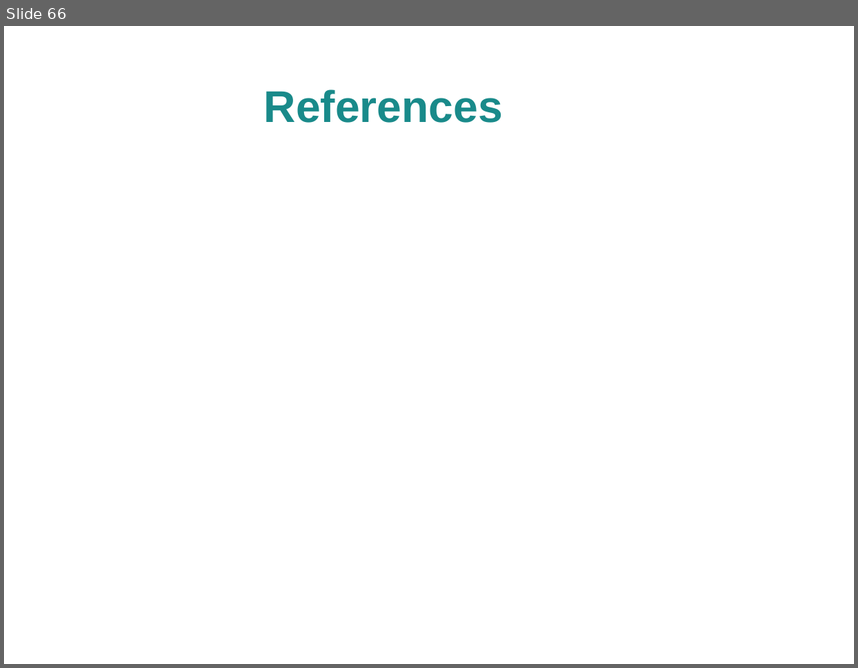
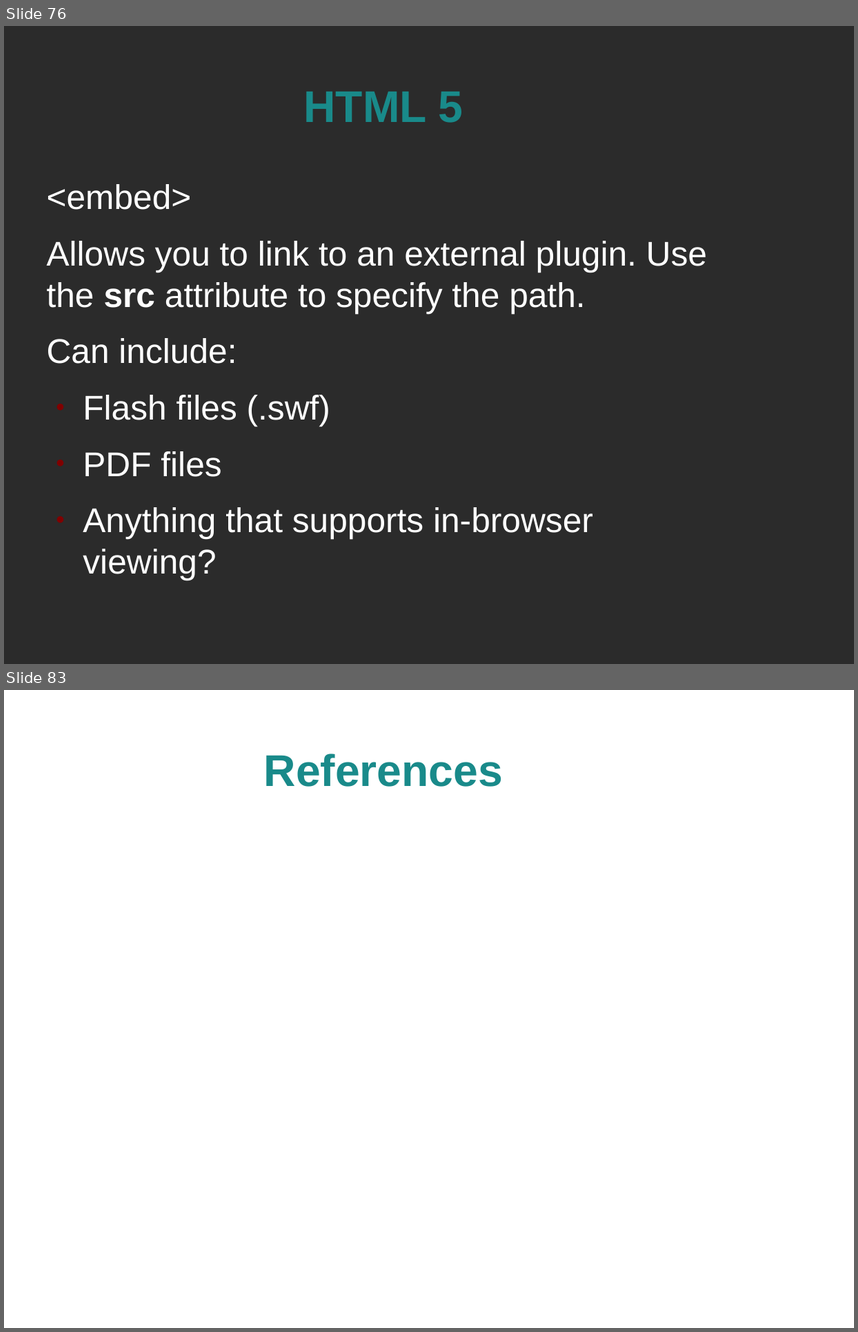
Before and after one commit to spellbindguy/Web-Development, a slide deck: Lectures/03 HTML/HTML.odp. Shown one above the other, each under a label of ours: slide 66 before the commit, slides 76 and 83 after it; the slides between them are not shown. The pictures are 858x668 and 858x1332 pixels, drawn with LibreOffice and Linux fonts; fonts in the diff are those of the drawing; background and template pictures are left out; a plain dark background stands for a picture behind light text. Boxes give left, top, right and bottom in pixels: in the first picture for what was removed or moved away, otherwise in the second. Text is boxed around its words. In the diff, an @@ line names an element or a change of style, - is before the commit and + after.

Commit message:
HTML Lecture slides

```diff
--- a/Lectures/03 HTML/HTML.odp
+++ b/Lectures/03 HTML/HTML.odp
@@ slide 76 added at [4,26,854,664], background picture (left out) @@
@@ title added at [304,92,464,123], 41.4 pt, text #198A8A, bold @@
+HTML 5
@@ text added at [47,184,707,579], 32 pt, text #FFFFFF @@
+<embed>
+Allows you to link to an external plugin. Use the src attribute to specify the path.
+Can include:
+● Flash files (.swf)
+● PDF files
+● Anything that supports in-browser viewing?
@@ what was slide 66 is now slide 83 @@
```
Also in this commit, not shown: 5 slides changed, 20 other slides added, 4 slides removed, 1 other file.
